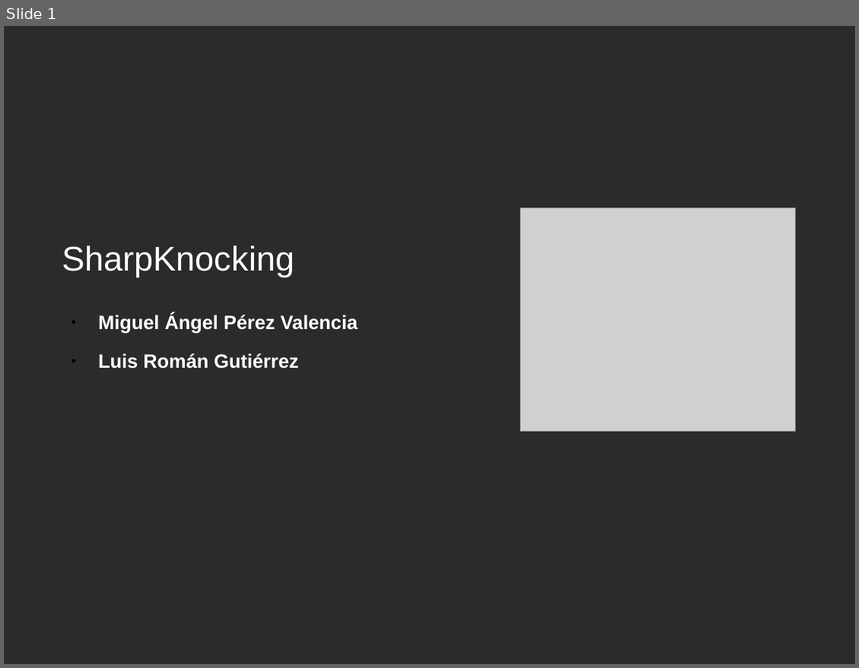
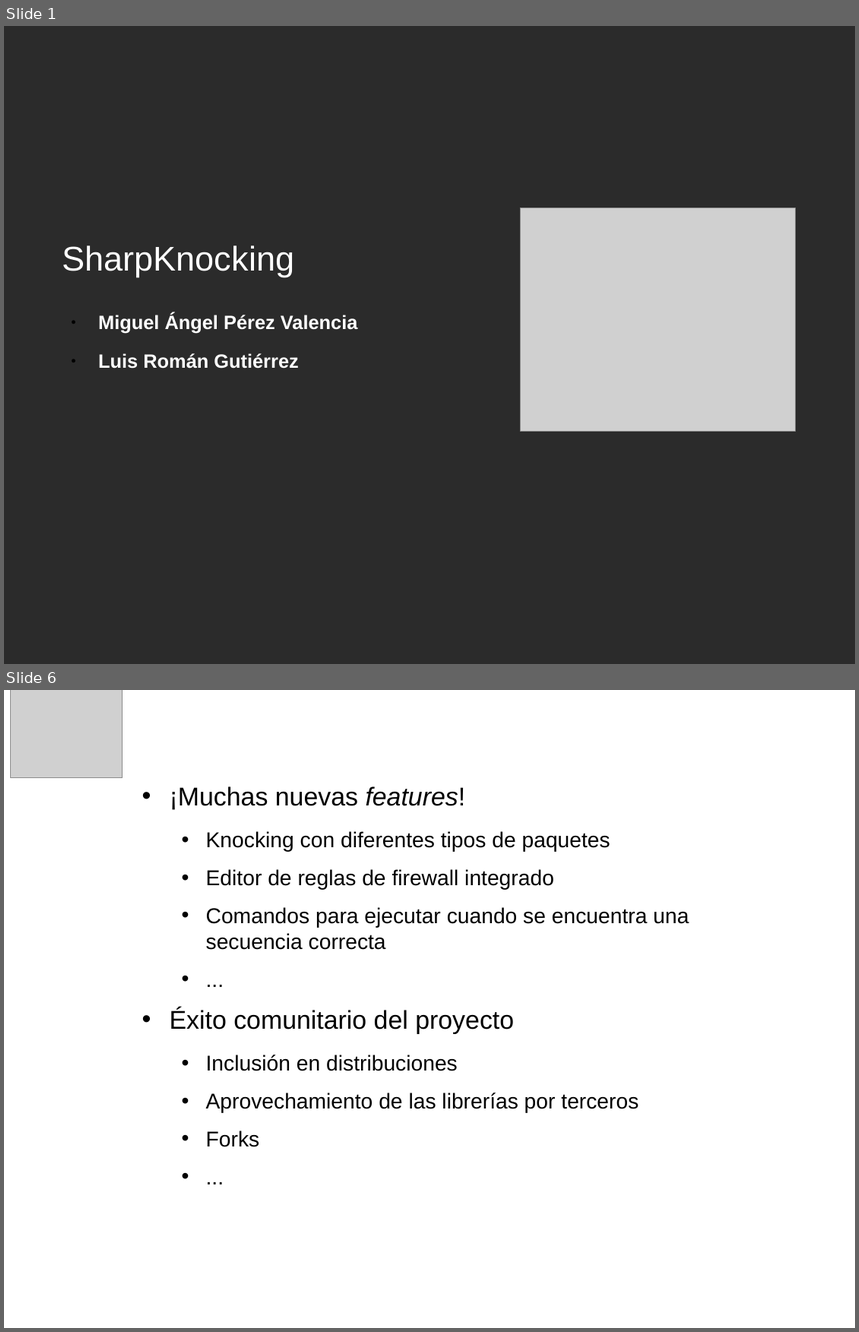
Before and after one commit to mangelp/sharpknocking, a slide deck: Doc/sharpknocking.odp. Shown one above the other, each under a label of ours: slide 1 before the commit, slides 1 and 6 after it; the slides between them are not shown. The pictures are 859x668 and 859x1332 pixels, drawn with LibreOffice and Linux fonts; fonts in the diff are those of the drawing; grey boxes stand for pictures; background and template pictures are left out; a plain dark background stands for a picture behind light text. Boxes give left, top, right and bottom in pixels: in the first picture for what was removed or moved away, otherwise in the second. Text is boxed around its words. In the diff, an @@ line names an element or a change of style, - is before the commit and + after.

```diff
--- a/Doc/sharpknocking.odp
+++ b/Doc/sharpknocking.odp
@@ slide 6 added at [4, 690, 855, 1328], background picture (left out) @@
@@ picture added at [10, 690, 123, 778] @@
@@ title added at [133, 696, 764, 760], 32 pt, text #FFFFFF @@
+Futuro
@@ text added at [170, 787, 689, 1148], 20 pt, text #000000 @@
+• ¡Muchas nuevas features!
+  • Knocking con diferentes tipos de paquetes
+  • Editor de reglas de firewall integrado
+  • Comandos para ejecutar cuando se encuentra una secuencia correcta
+  • ...
+• Éxito comunitario del proyecto
+  • Inclusión en distribuciones
+  • Aprovechamiento de las librerías por terceros
+  • Forks
+  • ...
@@ page number added at [712, 1304, 853, 1328], 14 pt, text #FFFFFF, bold @@
+página 6
```
Also in this commit, not shown: 2 slides changed, 4 other slides added, 3 slides removed.
